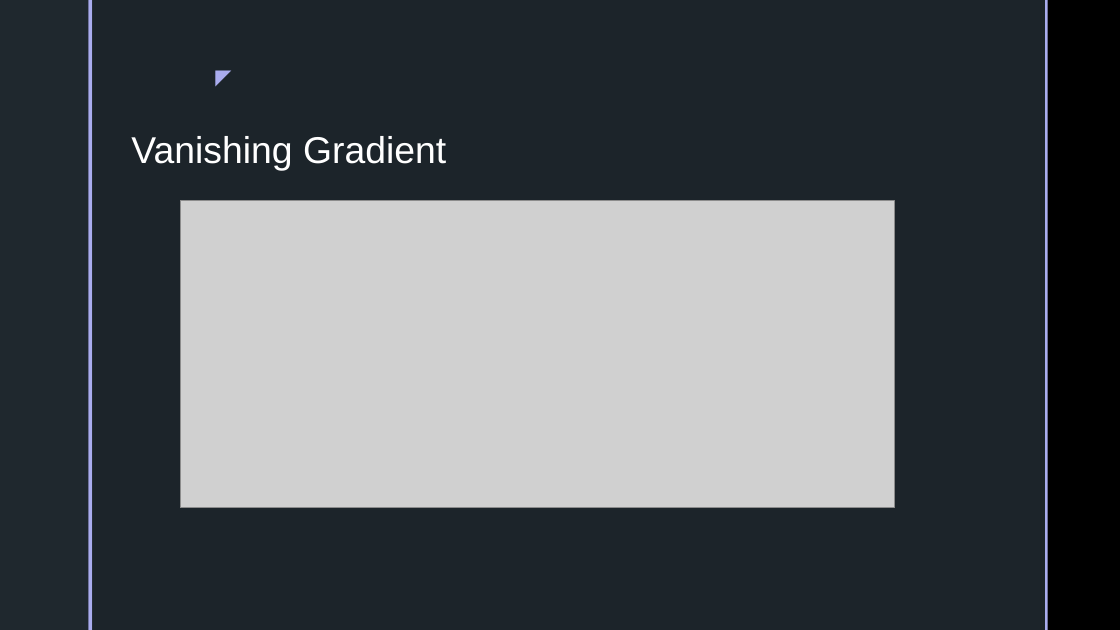
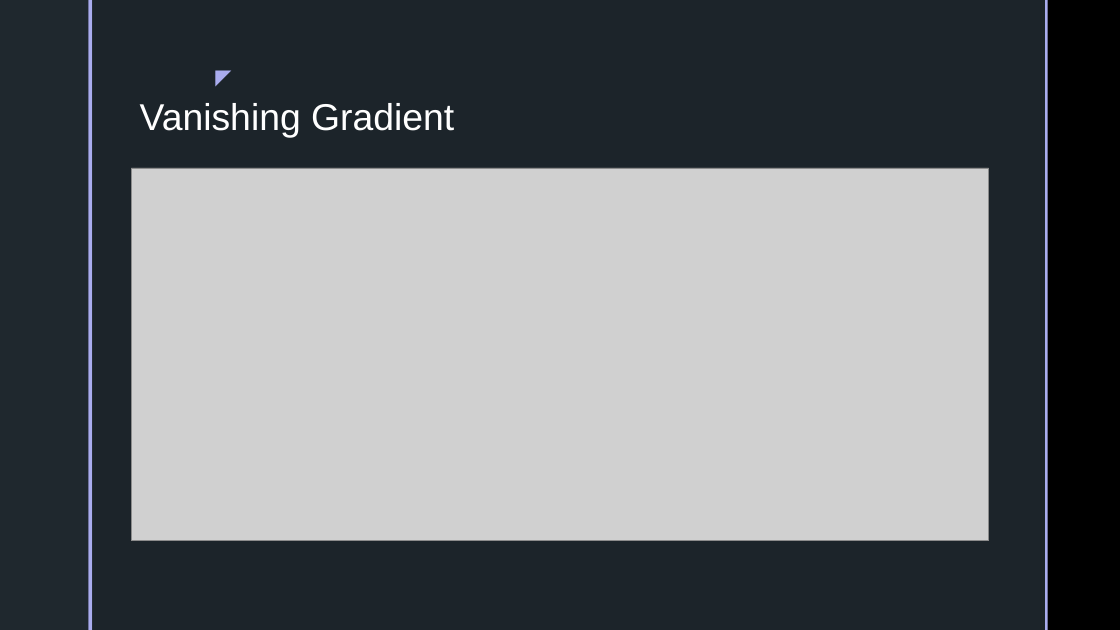
Before and after one commit to batestin1/coding_the_future_dio_prevendo_acoes_com_redes_neurais, a slide deck: slide 30 of materiais/redes_neurais_dio.pptx (slide 27 before the commit). Drawn at 1120x630 pixels with LibreOffice and Linux fonts; fonts in the diff are those of the drawing; grey boxes stand for pictures; background and template pictures are left out. Boxes give left, top, right and bottom in pixels: in the first picture for what was removed or moved away, otherwise in the second. Text is boxed around its words. In the diff, an @@ line names an element or a change of style, - is before the commit and + after.

```diff
--- a/materiais/redes_neurais_dio.pptx
+++ b/materiais/redes_neurais_dio.pptx
@@ text "Vanishing Gradient": place and size @@
-text "Vanishing Gradient" at box(131, 136, 446, 171)
+text "Vanishing Gradient" at box(140, 103, 454, 138)
@@ picture: place and size @@
-picture at box(181, 201, 895, 508)
+picture at box(131, 168, 989, 541)
```
Also in this commit, not shown: 2 other slides changed, 7 slides added, 4 slides removed.
